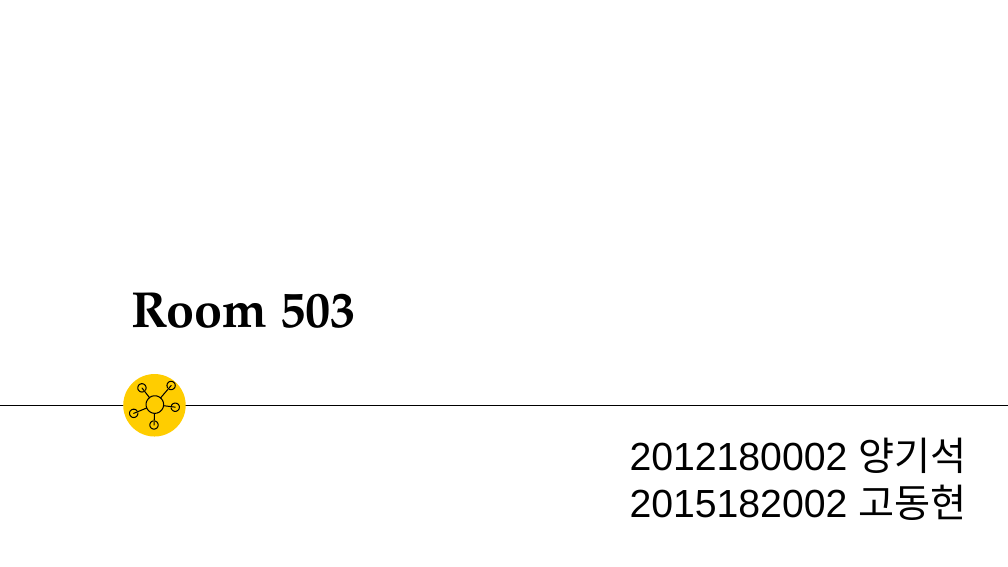
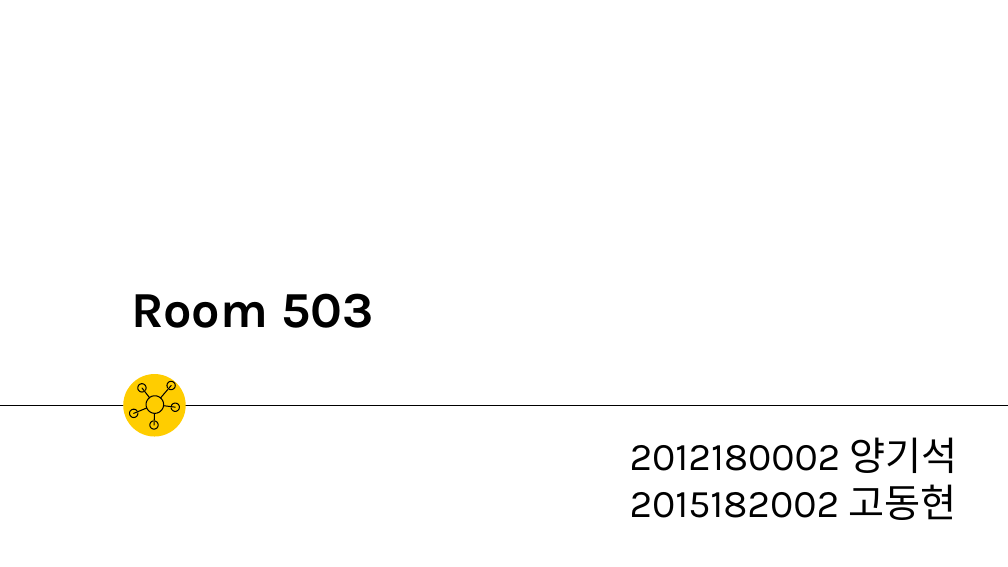
Before and after one commit to YKTeam/Room503, a slide deck: slide 1 of Document/Room503_12_15.pptx. Drawn at 1008x567 pixels with LibreOffice and Linux fonts; fonts in the diff are those of the drawing. Boxes give left, top, right and bottom in pixels: in the first picture for what was removed or moved away, otherwise in the second. Text is boxed around its words. In the diff, an @@ line names an element or a change of style, - is before the commit and + after.

```diff
--- a/Document/Room503_12_15.pptx
+++ b/Document/Room503_12_15.pptx
@@ title "Room 503" at [131,293,374,328]: font TeX Gyre Pagella to Karla @@
@@ text "2012180002 양기석" at [630,437,958,520]: font Arial to Karla @@
```
Also in this commit, not shown: 5 other slides changed.
